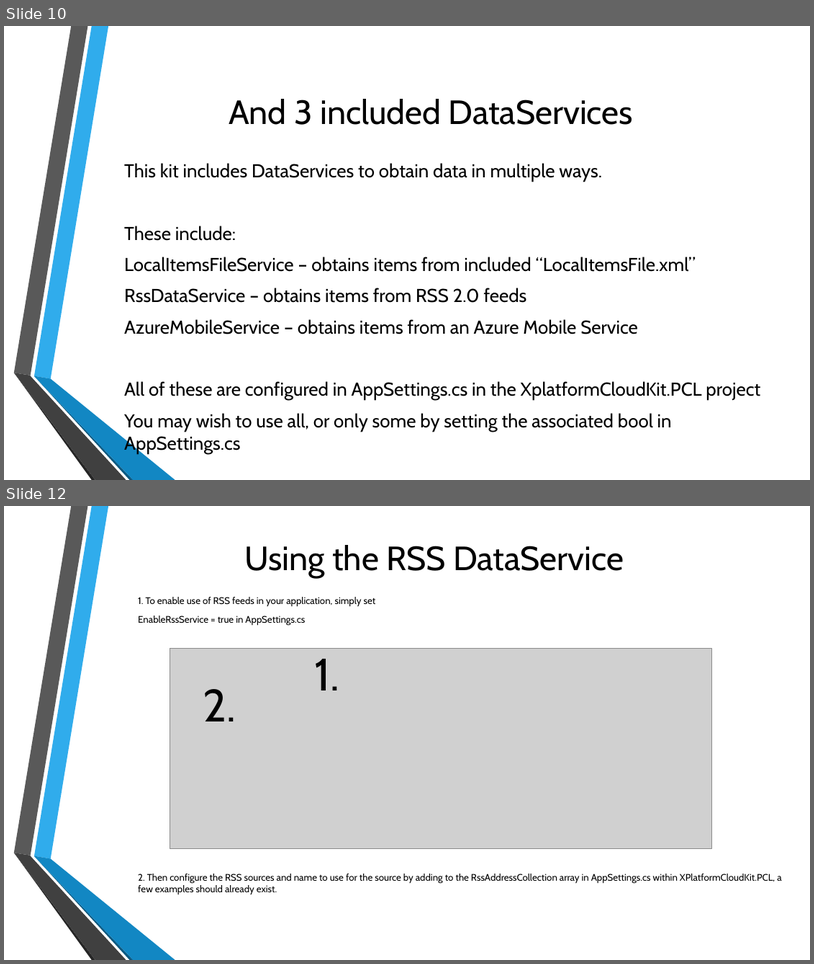
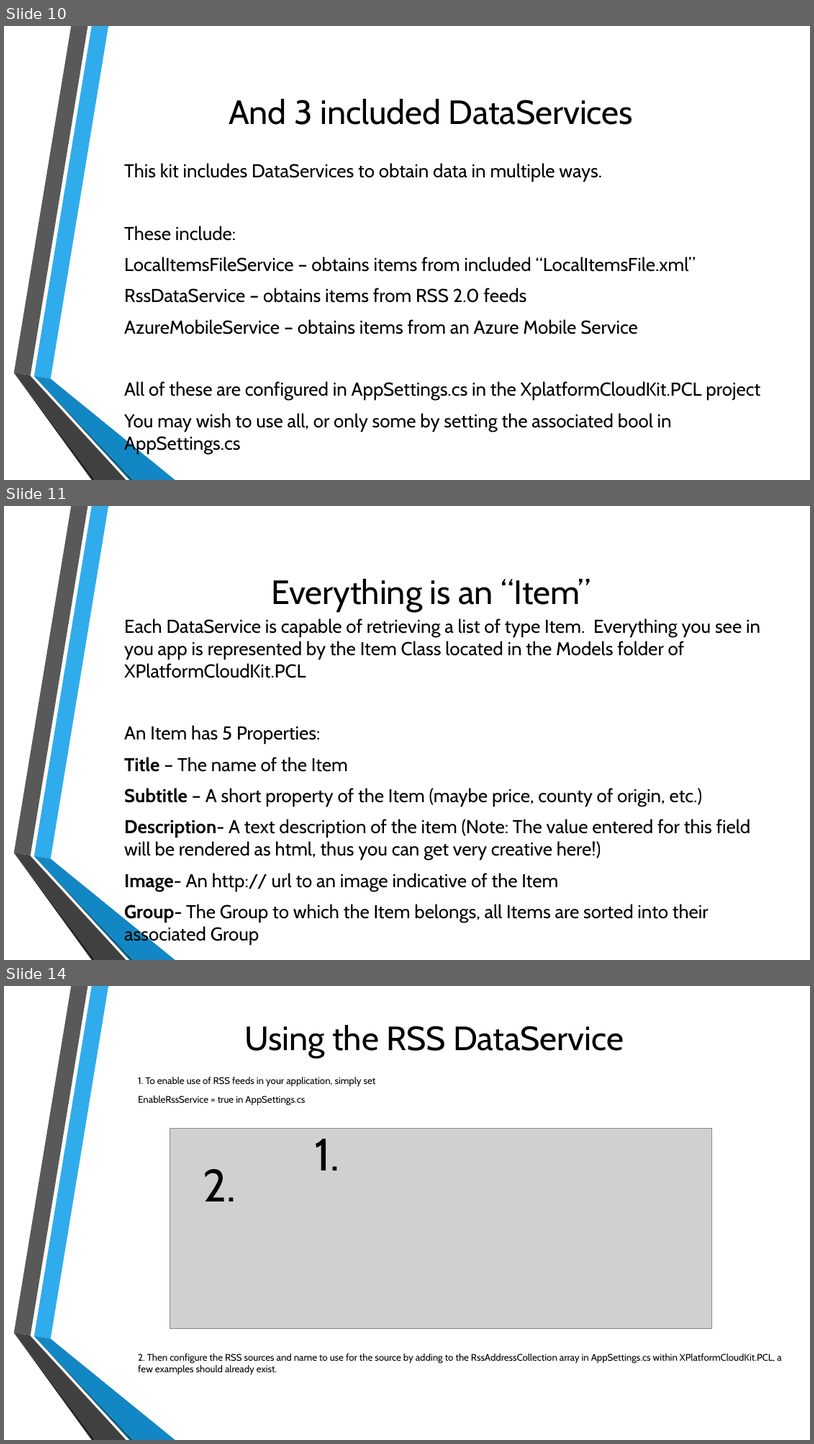
Before and after one commit to toolboc/XPlatformCloudKit, a slide deck: XPlatformCloudkit.pptx. Shown one above the other, each under a label of ours: slides 10 and 12 before the commit, slides 10, 11 and 14 after it; the slides between them are not shown. The pictures are 814x964 and 814x1444 pixels, drawn with LibreOffice and Linux fonts; fonts in the diff are those of the drawing; grey boxes stand for pictures; background and template pictures are left out. Boxes give left, top, right and bottom in pixels: in the first picture for what was removed or moved away, otherwise in the second. Text is boxed around its words. In the diff, an @@ line names an element or a change of style, - is before the commit and + after.

```diff
--- a/XPlatformCloudkit.pptx
+++ b/XPlatformCloudkit.pptx
@@ slide 11 added at (x1=4, y1=506, x2=810, y2=960), background picture (left out); not listed: 6 template elements that a slide beside it also shows @@
@@ title added at (x1=271, y1=579, x2=590, y2=612), 40 pt, text #000000 @@
+Everything is an “Item”
@@ text added at (x1=124, y1=618, x2=761, y2=944), 22.2 pt, text #000000 @@
+Each DataService is capable of retrieving a list of type Item. Everything you see in you app is represented by the Item Class located in the Models folder of XPlatformCloudKit.PCL
+An Item has 5 Properties:
+Title – The name of the Item
+Subtitle – A short property of the Item (maybe price, county of origin, etc.)
+Description- A text description of the item (Note: The value entered for this field will be rendered as html, thus you can get very creative here!)
+Image- An http:// url to an image indicative of the Item
+Group- The Group to which the Item belongs, all Items are sorted into their associated Group
@@ what was slide 12 is now slide 14 @@
```
Also in this commit, not shown: 2 slides changed.
